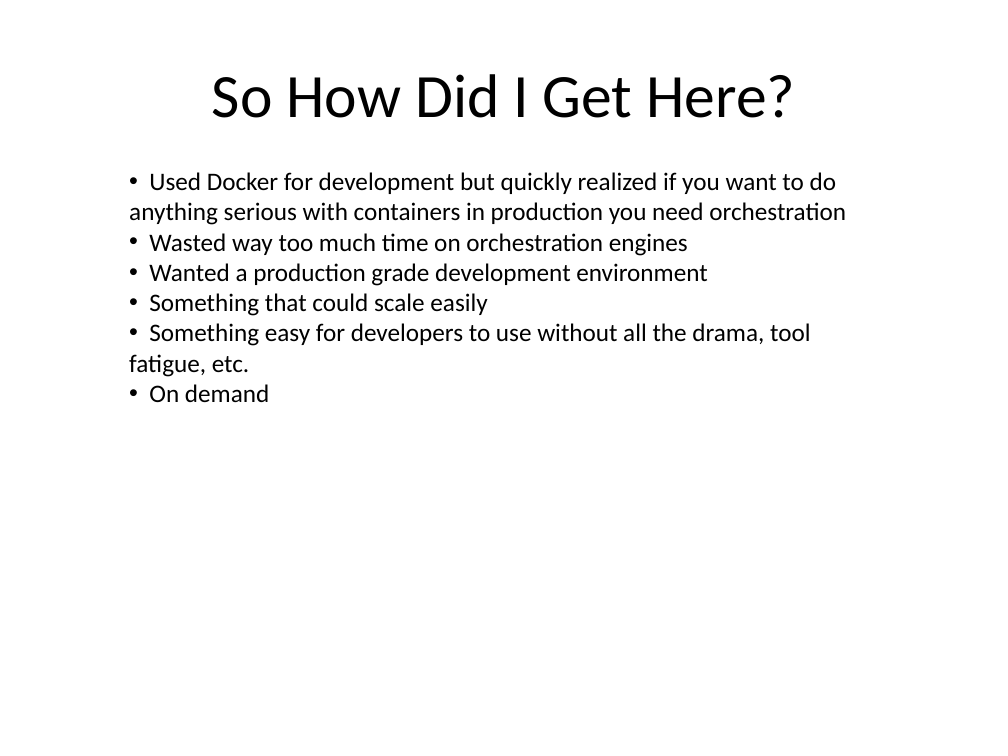
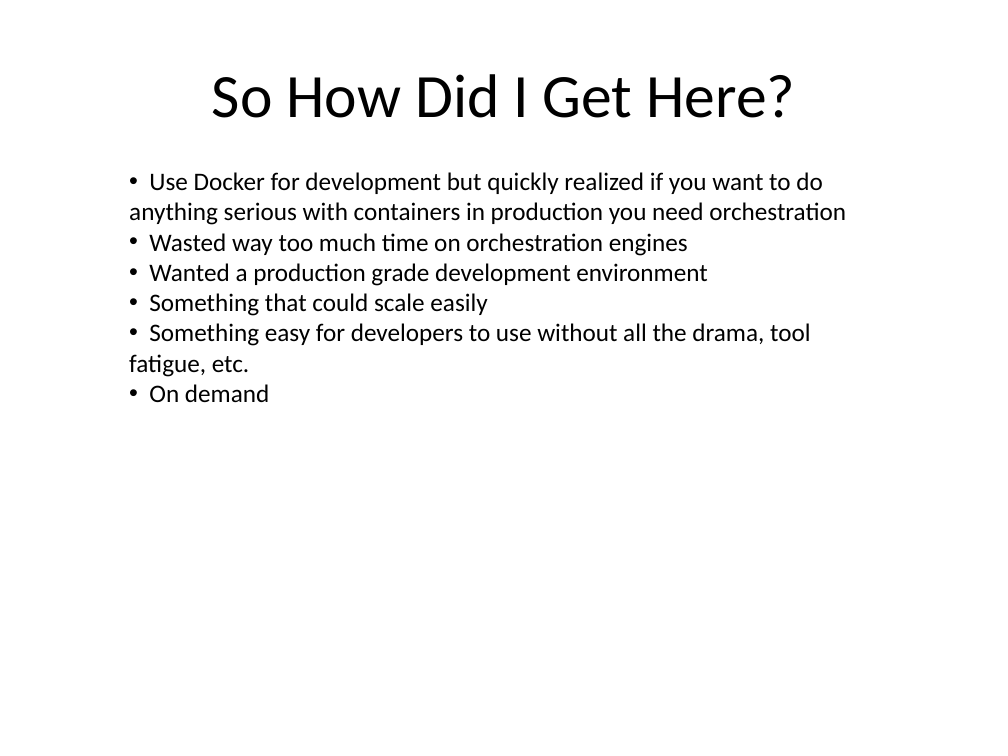
Before and after one commit to kskalvar/aws-eks-cluster-fargate-quickstart, a slide deck: slide 2 of slides/AWS-EKS-Cluster-Fargate-Quickstart.pptx. Drawn at 1008x756 pixels with LibreOffice and Linux fonts; fonts in the diff are those of the drawing; background and template pictures are left out. Boxes give left, top, right and bottom in pixels: in the first picture for what was removed or moved away, otherwise in the second. Text is boxed around its words. In the diff, an @@ line names an element or a change of style, - is before the commit and + after.

```diff
--- a/slides/AWS-EKS-Cluster-Fargate-Quickstart.pptx
+++ b/slides/AWS-EKS-Cluster-Fargate-Quickstart.pptx
@@ text at box(129, 172, 846, 225): text changed @@
-• Used Docker for development but quickly realized if you want to do anything serious with containers in production you need orchestration
+• Use Docker for development but quickly realized if you want to do anything serious with containers in production you need orchestration
```
Also in this commit, not shown: 3 other slides changed.
